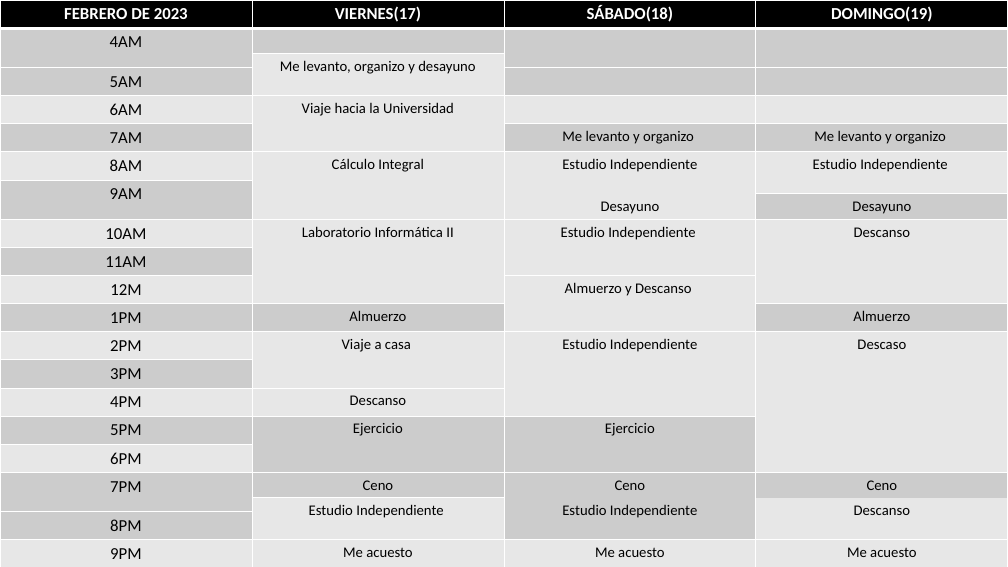
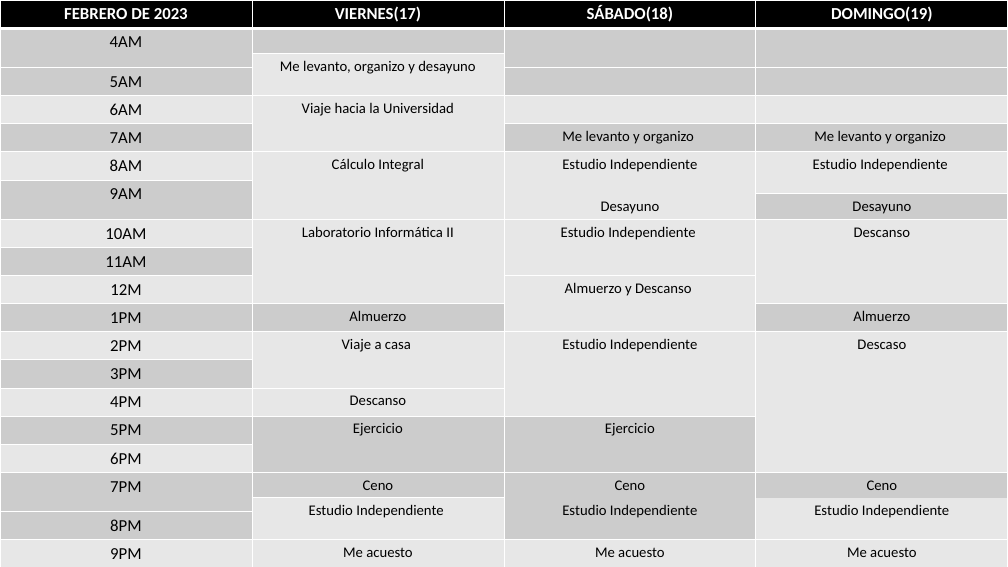
Before and after one commit to AlejandroNaranjoUdeA/Me-programo, a slide deck: slide 2 of ME_PROGRAMO.pptx. Drawn at 1008x567 pixels with LibreOffice and Linux fonts; fonts in the diff are those of the drawing. Boxes give left, top, right and bottom in pixels: in the first picture for what was removed or moved away, otherwise in the second. Text is boxed around its words. In the diff, an @@ line names an element or a change of style, - is before the commit and + after.

```diff
--- a/ME_PROGRAMO.pptx
+++ b/ME_PROGRAMO.pptx
@@ table at <box>0,0,1007,567</box> @@
-row 21, column 4: Descanso
+row 21, column 4: Estudio Independiente
```
Also in this commit, not shown: 1 other slide changed.
